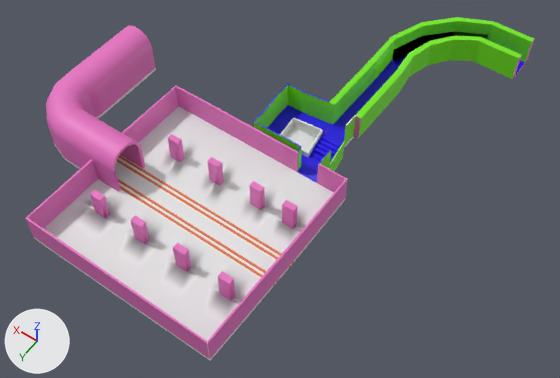
Before and after pictures for a commit that changed the FBX model Assets/Models/env/Level/Level2.fbx.
Camera for both pictures: a 50 mm lens placed at (-32.0, 27.1, 38.2), pointed at (-14.0, 1.8, -1.5). The lights are fixed; the arrows at lower left show +X, +Y and +Z. Vertices at the same position are counted once.

Before the edit, the objects in view are built like this:
```python
me_cube_001 = bpy.data.meshes.new('Cube.001')
me_cube_001.from_pydata(...)  # 2102 vertices, 2122 faces; spans x -22.7..1.3, y -15.1..14.4, z -0.9..3.6
# faces by material slot: [955, 216, 750, 103, 78, 19, 1]
me_cube_001.materials.append(mat_asphalt)  # white #e7e7e7
me_cube_001.materials.append(mat_yellow_strip)  # orange #e77640
me_cube_001.materials.append(mat_concrete)  # pink #e773c2
me_cube_001.materials.append(mat_introwalls)  # green #72e714
me_cube_001.materials.append(mat_introfloor)  # blue #1f00e7
me_cube_001.materials.append(mat_glass)  # white #e7e7e7
me_cube_001.materials.append(mat_poolfloor)  # white #e7e7e7
ob_cube_001 = bpy.data.objects.new('Cube.001', me_cube_001)
ob_cube_001.location = (0.0, 0.0, 0.0)
```
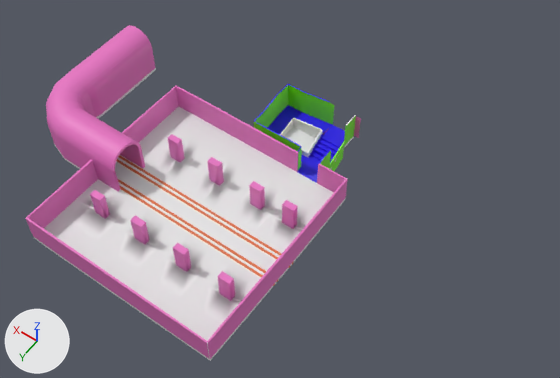
Commit message: More work on level

What the commit changed:
me_cube_001 is used by ob_cube_001; location (0.0, 0.0, 0.0).
me_cube_001 had 2102 vertices, 2122 faces and spanned x -22.7..1.3, y -15.1..14.4, z -0.9..3.6.
me_cube_001 now has 2015 vertices, 2022 faces and spans x -18.4..1.3, y -3.1..14.4, z -0.9..3.2.
Part 1, on me_cube_001:
87 vertices are removed from x -22.7..-14.4, y -15.1..-3.0, z 0.7..3.6.
104 faces are deleted.
2 new faces join them, mat_concrete (pink #e773c2).
2 new faces join them, mat_asphalt (white #e7e7e7).

Where the change shows, as pixel boxes [x1, y1, x2, y2] in the pictures (560 x 378 px):
'Cube.001', reshaped (34% narrower)
    before: [25, 17, 534, 361]
    after: [25, 25, 361, 361]
part 1 of me_cube_001, cut back
    before: [329, 17, 534, 137]
